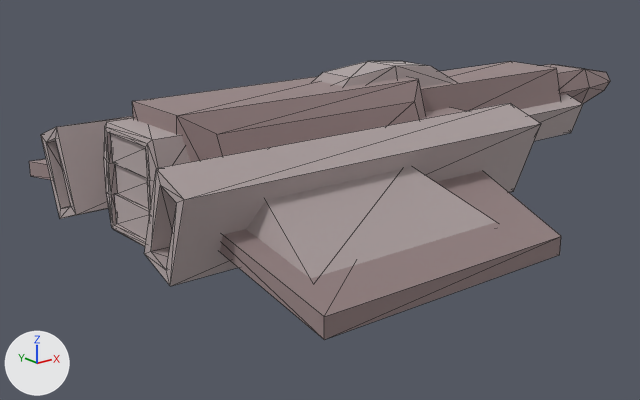
Two versions of the glTF model assets/models/spaceship.glb, one commit apart.
Camera for both pictures: a 50 mm camera at (-20.5, -23.2, 7.1) aimed at (-1.0, 1.2, -2.7). Arrows for +X, +Y and +Z are at lower left; the lights stay in place. Mesh edges are drawn as thin lines. Where no turn or scale is listed for an object, it has been applied to the vertices.

Before the edit, the objects in view are built like this:
```python
mat_spaceship_a = principled_material('spaceship a')
mat_spaceship_a.base_color = (0.645, 0.579, 0.579)  # light grey #d2c8c8
mat_spaceship_a.metallic = 1.0
mat_spaceship_a.roughness = 1.0
mat_spaceship_b = principled_material('spaceship b')
mat_spaceship_b.base_color = (0.503, 0.408, 0.408)  # grey #bcabab
mat_spaceship_b.metallic = 1.0
mat_spaceship_b.roughness = 1.0
me_detail = bpy.data.meshes.new('detail')
me_detail.from_pydata(...)  # 132 vertices, 236 faces; spans x -8.9..11.3, y -7.4..7.4, z -2.6..1.9
me_detail.materials.append(mat_spaceship_a)  # light grey #d2c8c8
me_spaceship_0 = bpy.data.meshes.new('spaceship_0_')
me_spaceship_0.from_pydata(...)  # 62 vertices, 104 faces; spans x -12.1..10.5, y -8.8..8.8, z -2.2..2.0
me_spaceship_0.materials.append(mat_spaceship_b)  # grey #bcabab
ob_detail = bpy.data.objects.new('detail', me_detail)
ob_detail.location = (-1.09, 0.01, 0.44)
ob_spaceship_0 = bpy.data.objects.new('spaceship_0_', me_spaceship_0)
ob_spaceship_0.location = (3.21, 0.0, -0.15)
```
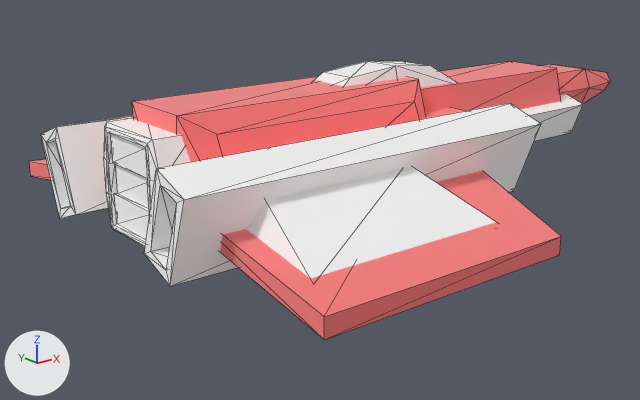
The change in detail:
Material 'spaceship b' (mat_spaceship_b) changes colour from grey #bcabab to pink #ffabab; in linear values from (0.503, 0.408, 0.408) to (1.0, 0.406, 0.406).
Material 'spaceship a' (mat_spaceship_a) changes colour from light grey #d2c8c8 to white #ffffff; in linear values from (0.645, 0.579, 0.579) to (1.0, 1.0, 1.0).

Location of each change, [x1, y1, x2, y2] in pixels of the pictures (640 x 400 px):
'detail', recoloured (grey to white)
    both: [41, 61, 583, 286]
'spaceship_0_', recoloured (grey to pink)
    both: [29, 61, 610, 340]
